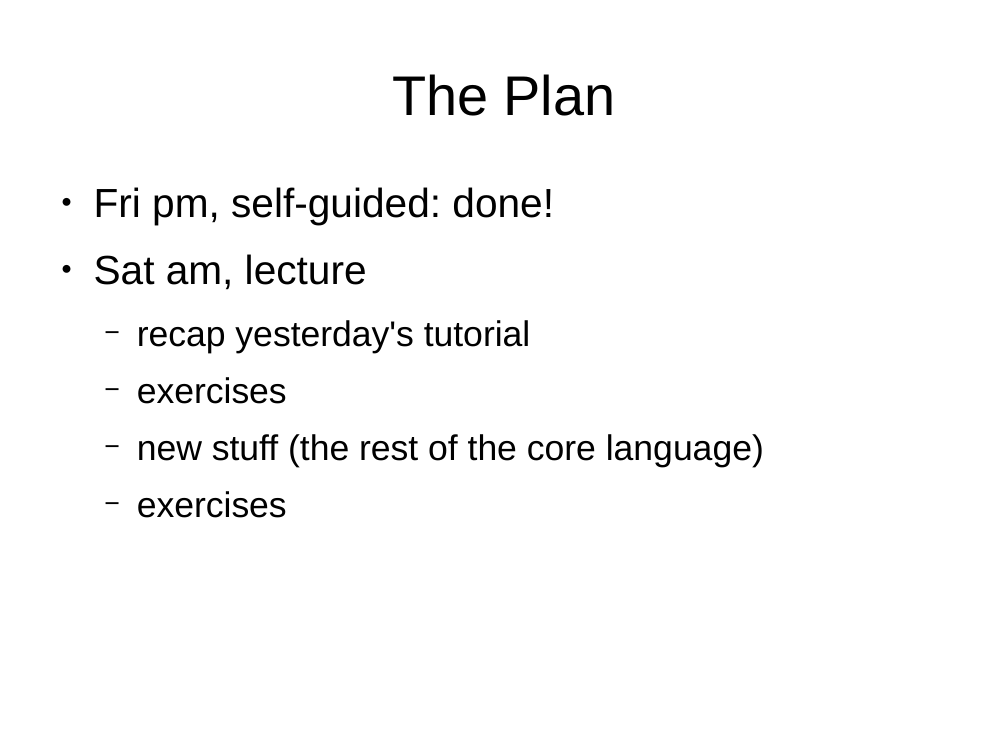
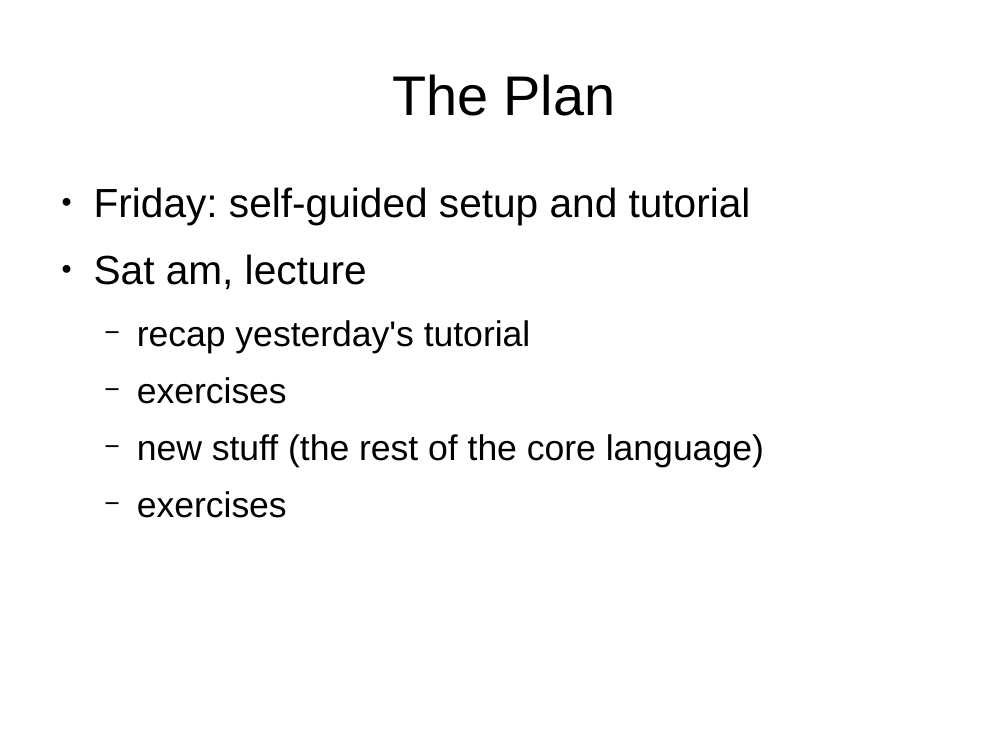
Before and after one commit to jvns/mtlpytutorial, a slide deck: slide 4 of intro-slides.odp (slide 7 before the commit). Drawn at 1008x756 pixels with LibreOffice and Linux fonts; fonts in the diff are those of the drawing. Boxes give left, top, right and bottom in pixels: in the first picture for what was removed or moved away, otherwise in the second. Text is boxed around its words. In the diff, an @@ line names an element or a change of style, - is before the commit and + after.

```diff
--- a/intro-slides.odp
+++ b/intro-slides.odp
@@ text at [94, 187, 751, 225]: text changed @@
-● Fri pm, self-guided: done!
+● Friday: self-guided setup and tutorial
```
Also in this commit, not shown: 3 other slides changed, 2 slides added, 4 slides removed.
